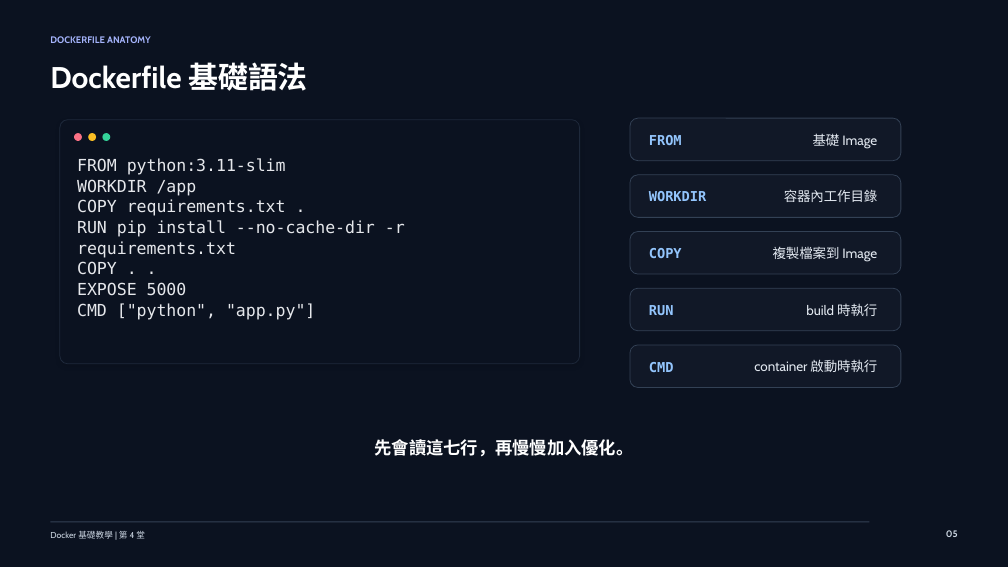
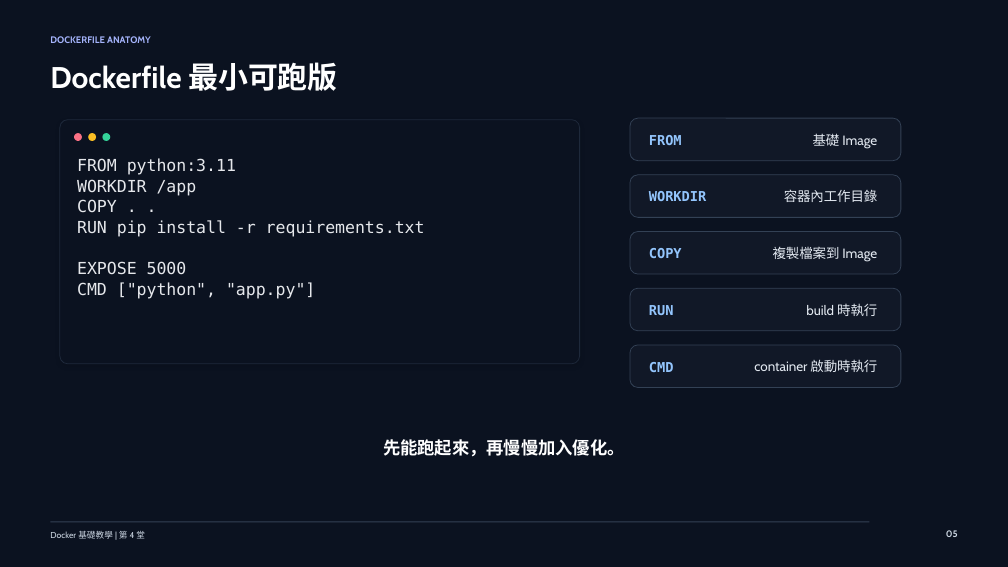
Before and after one commit to lalalalaluk/docker-practice, a slide deck: slide 5 of slides/docker-session4-dockerfile-resources.pptx. Drawn at 1008x567 pixels with LibreOffice and Linux fonts; fonts in the diff are those of the drawing. Boxes give left, top, right and bottom in pixels: in the first picture for what was removed or moved away, otherwise in the second. Text is boxed around its words. In the diff, an @@ line names an element or a change of style, - is before the commit and + after.

```diff
--- a/slides/docker-session4-dockerfile-resources.pptx
+++ b/slides/docker-session4-dockerfile-resources.pptx
@@ text at (50,62,337,91): text changed @@
-Dockerfile 基礎語法
+Dockerfile 最小可跑版
@@ text at (77,158,236,175): text changed @@
-FROM python:3.11-slim
+FROM python:3.11
@@ text at (77,199,405,258): paragraphs removed @@
-COPY requirements.txt .
-RUN pip install --no-cache-dir -r requirements.txt
@@ text at (77,220,425,237): paragraph added @@
+RUN pip install -r requirements.txt
@@ text at (383,439,625,457): text changed @@
-先會讀這七行，再慢慢加入優化。
+先能跑起來，再慢慢加入優化。
```
Also in this commit, not shown: 9 other slides changed, 4 other files.
